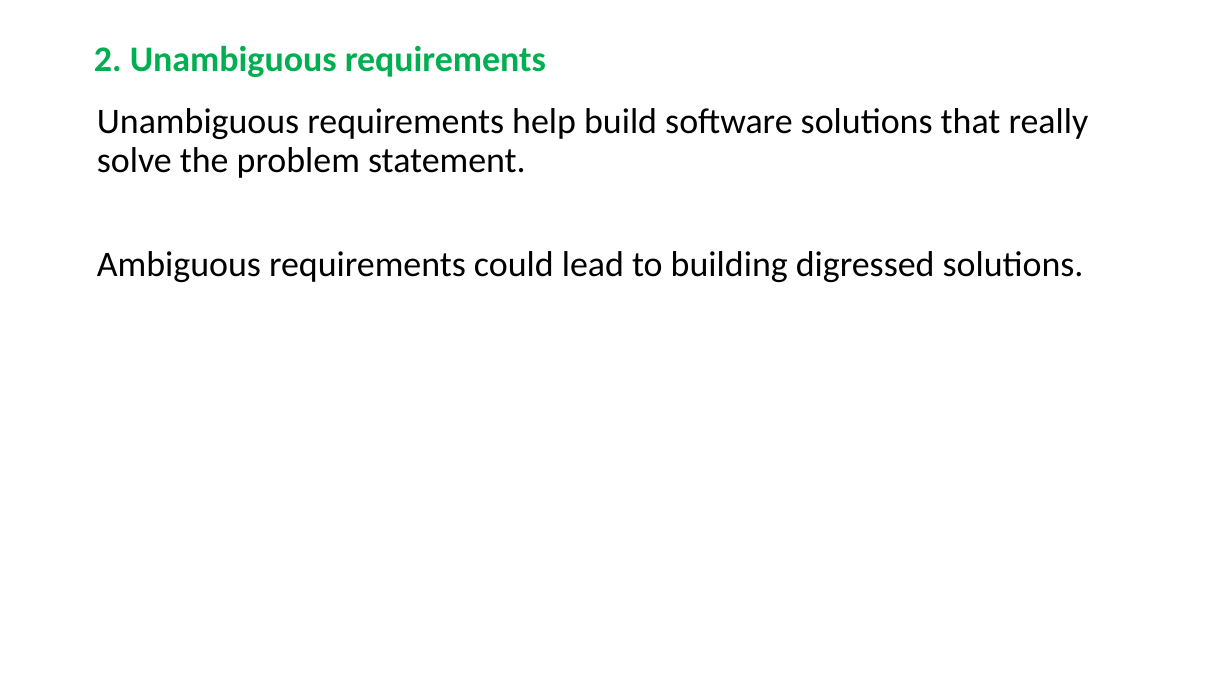
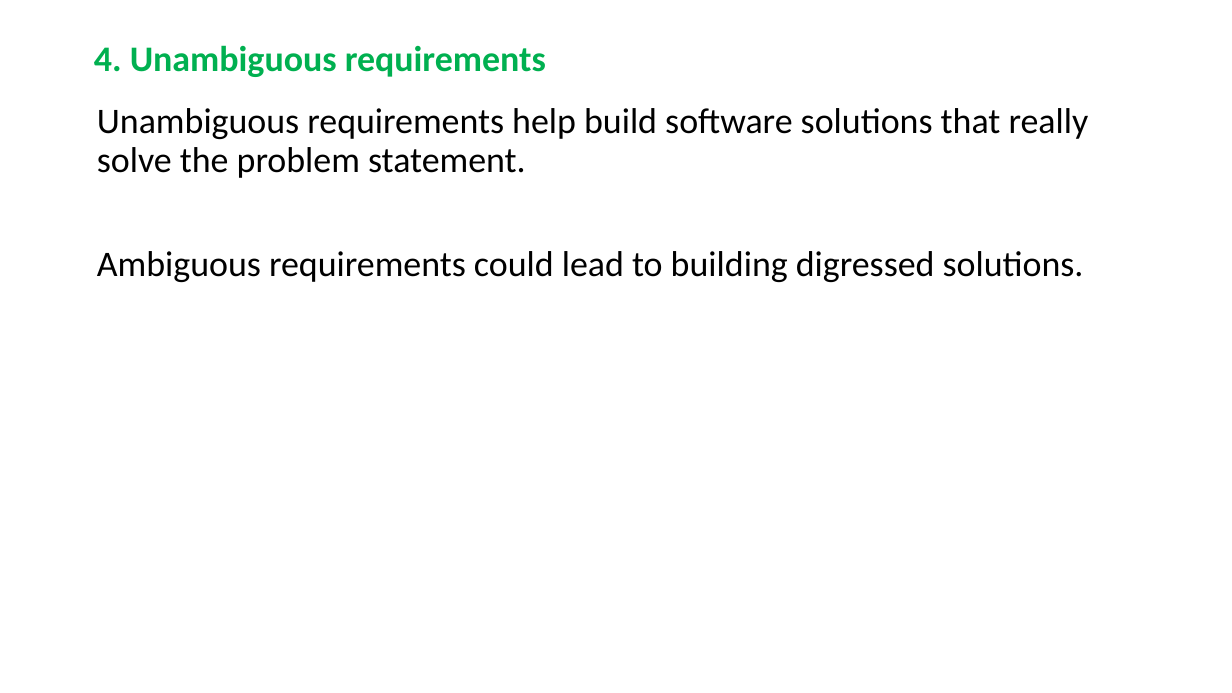
Before and after one commit to RaghavanKasthuri/Industry-Best-Practices, a slide deck: slide 5 of Business Analysis Best Practices.pptx (slide 3 before the commit). Drawn at 1232x693 pixels with LibreOffice and Linux fonts; fonts in the diff are those of the drawing. Boxes give left, top, right and bottom in pixels: in the first picture for what was removed or moved away, otherwise in the second. Text is boxed around its words. In the diff, an @@ line names an element or a change of style, - is before the commit and + after.

```diff
--- a/Business Analysis Best Practices.pptx
+++ b/Business Analysis Best Practices.pptx
@@ title at bbox=[94, 45, 546, 77]: text changed @@
-2. Unambiguous requirements
+4. Unambiguous requirements
```
Also in this commit, not shown: 2 other slides changed, 2 slides added, 1 slide removed, 1 other file.
